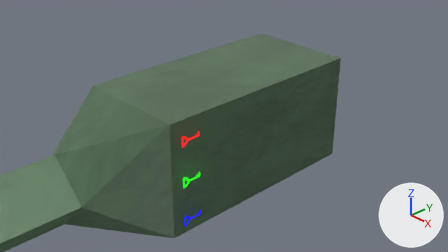
An edit to the Blender file assets/player_gun.blend, drawn before and after from the same camera.
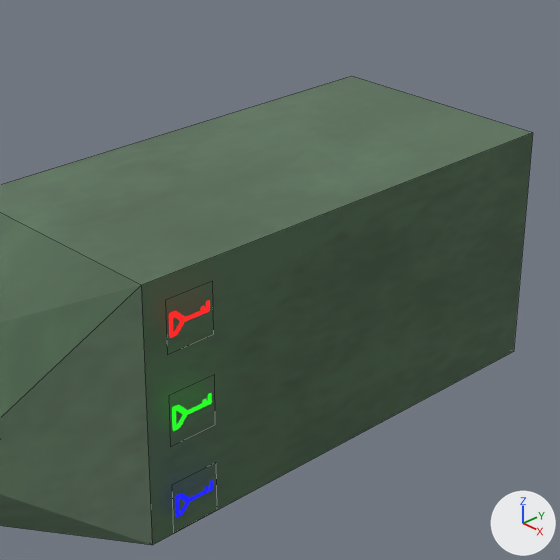
Old and new are each drawn from the file's camera 'Camera' and again close up on the part from 24% to 79% of the width and 0% to 97% of the height. The axes (+X, +Y, +Z) are drawn at lower right. The lights are the same throughout. The close-ups show mesh edges as thin lines.
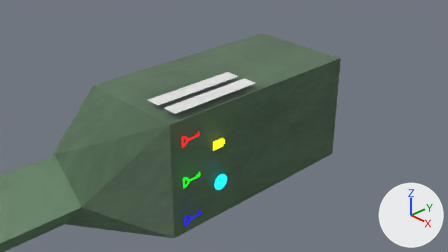
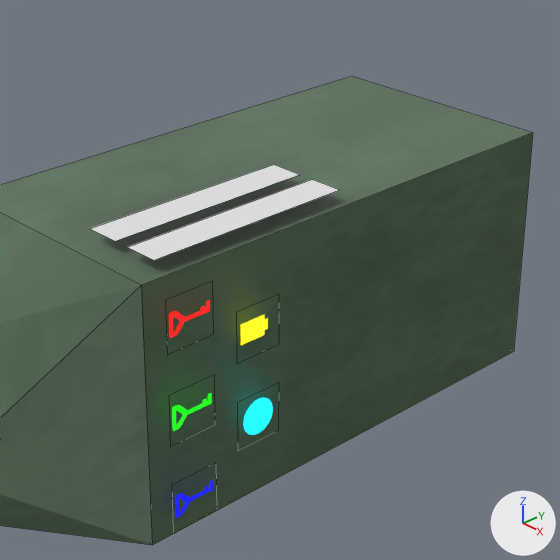
The change, as JSON lines over the scene's bpy script:
```json
{"op": "add", "block": "img_attack_powerup_png", "code": ["img_attack_powerup_png = load_image('attack_powerup.png', 'attack_powerup.png', 256, 256, 'sRGB')"]}
{"op": "add", "block": "img_battery_powerup_png", "code": ["img_battery_powerup_png = load_image('battery_powerup.png', 'battery_powerup.png', 256, 256, 'sRGB')"]}
{"op": "add", "block": "mat_powerup1", "code": ["mat_powerup1 = bpy.data.materials.new('Powerup1')", "# uses the picture img_attack_powerup_png"]}
{"op": "add", "block": "mat_powerup0", "code": ["mat_powerup0 = bpy.data.materials.new('Powerup0')", "# uses the picture img_battery_powerup_png"]}
{"op": "add", "block": "me_plane_006", "code": ["me_plane_006 = bpy.data.meshes.new('Plane.006')", "me_plane_006.from_pydata([(-1.0, -1.0, 0.0), (1.0, -1.0, 0.0), (-1.0, 1.0, 0.0), (1.0, 1.0, 0.0)], [], [(0, 1, 3, 2)])"]}
{"op": "add", "block": "me_plane_005", "code": ["me_plane_005 = bpy.data.meshes.new('Plane.005')", "me_plane_005.from_pydata([(-1.0, -1.0, 0.0), (1.0, -1.0, 0.0), (-1.0, 1.0, 0.0), (1.0, 1.0, 0.0)], [], [(0, 1, 3, 2)])"]}
{"op": "add", "block": "me_plane_004", "code": ["me_plane_004 = bpy.data.meshes.new('Plane.004')", "me_plane_004.from_pydata(...)  # 4 vertices, 1 face; spans x -1.0..1.0, y -1.0..1.0, z 0.0", "me_plane_004.materials.append(mat_powerup1)"]}
{"op": "add", "block": "me_plane_003", "code": ["me_plane_003 = bpy.data.meshes.new('Plane.003')", "me_plane_003.from_pydata(...)  # 4 vertices, 1 face; spans x -1.0..1.0, y -1.0..1.0, z 0.0", "me_plane_003.materials.append(mat_powerup0)"]}
{"op": "add", "block": "ob_plane_001", "code": ["ob_plane_001 = bpy.data.objects.new('Plane.001', me_plane_006)", "ob_plane_001.location = (0.4, -1.0, 1.1)", "ob_plane_001.scale = (0.137, 0.846, 1.0)"]}
{"op": "add", "block": "ob_plane", "code": ["ob_plane = bpy.data.objects.new('Plane', me_plane_005)", "ob_plane.location = (0.8, -1.0, 1.1)", "ob_plane.scale = (0.137, 0.846, 1.0)"]}
{"op": "add", "block": "ob_powerup1", "code": ["ob_powerup1 = bpy.data.objects.new('Powerup1', me_plane_004)", "ob_powerup1.location = (1.1, -1.1, -0.3)", "ob_powerup1.rotation_euler = (0.0, 1.571, 0.0)  # degrees (0, 90, 0)", "ob_powerup1.scale = (0.198, 0.198, 0.198)"]}
{"op": "add", "block": "ob_powerup0", "code": ["ob_powerup0 = bpy.data.objects.new('Powerup0', me_plane_003)", "ob_powerup0.location = (1.1, -1.1, 0.4)", "ob_powerup0.rotation_euler = (0.0, 1.571, 0.0)  # degrees (0, 90, 0)", "ob_powerup0.scale = (0.198, 0.198, 0.198)"]}
```

Location of each change, [x1, y1, x2, y2] in pixels of the close-ups (560 x 560 px):
```json
{"object": "Plane", "change": "added", "after": [128, 179, 339, 260]}
{"object": "Plane.001", "change": "added", "after": [90, 165, 300, 241]}
{"object": "Powerup1", "change": "added", "after": [243, 398, 273, 435]}
{"object": "Powerup0", "change": "added", "after": [240, 315, 268, 345]}
```
